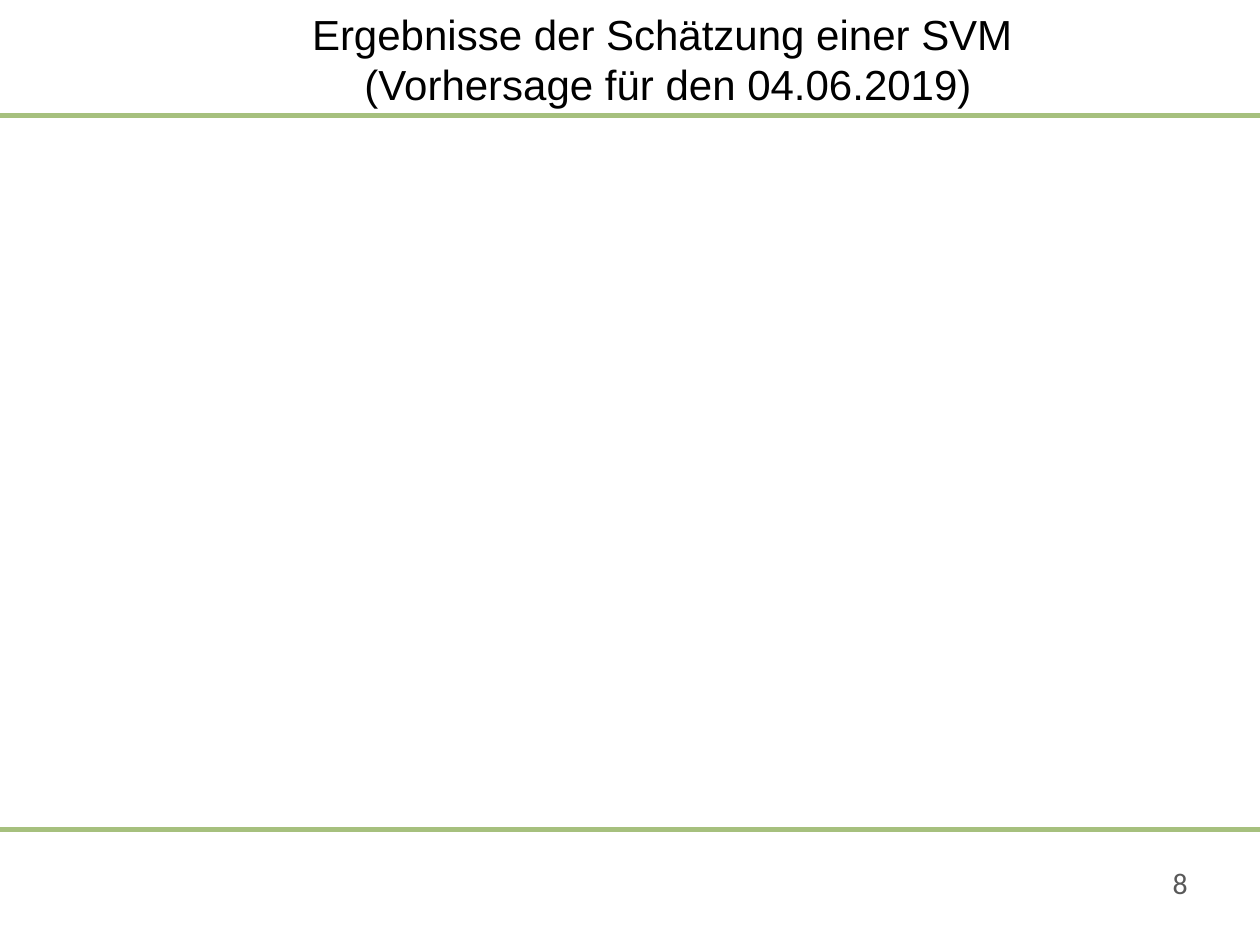
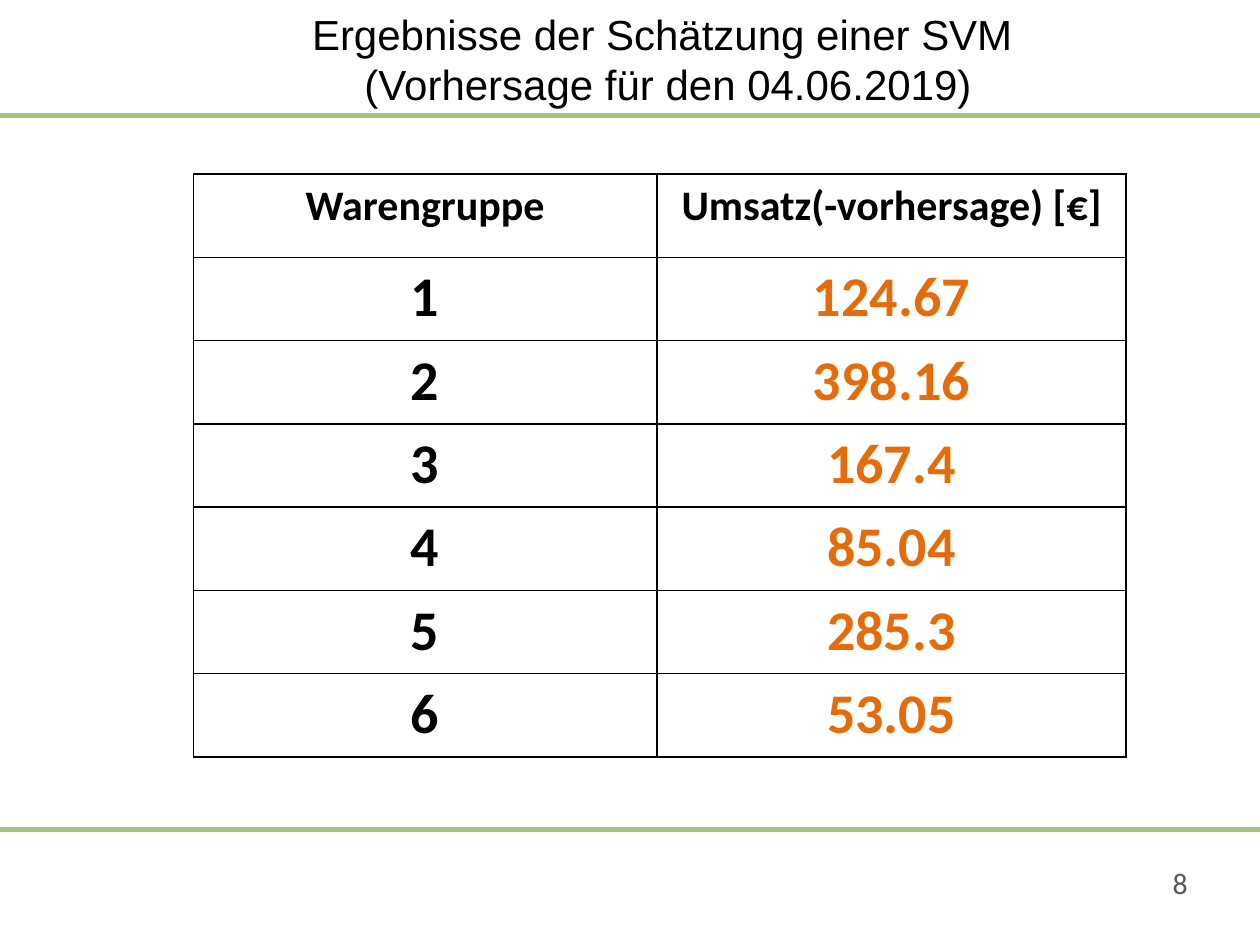
Before and after one commit to saludwig26/Data-science-Team-5-1, a slide deck: slide 8 of 09-06-2020-Präsentation_Team 5.pptx. Drawn at 1260x945 pixels with LibreOffice and Linux fonts; fonts in the diff are those of the drawing; background and template pictures are left out. Boxes give left, top, right and bottom in pixels: in the first picture for what was removed or moved away, otherwise in the second. Text is boxed around its words. In the diff, an @@ line names an element or a change of style, - is before the commit and + after.

```diff
--- a/09-06-2020-Präsentation_Team 5.pptx
+++ b/09-06-2020-Präsentation_Team 5.pptx
@@ table added at [194,174,1126,757], 7 rows, 2 columns @@
+Warengruppe | Umsatz(-vorhersage) [€]
+1 | 124.67
+2 | 398.16
+3 | 167.4
+4 | 85.04
+5 | 285.3
+6 | 53.05
```
